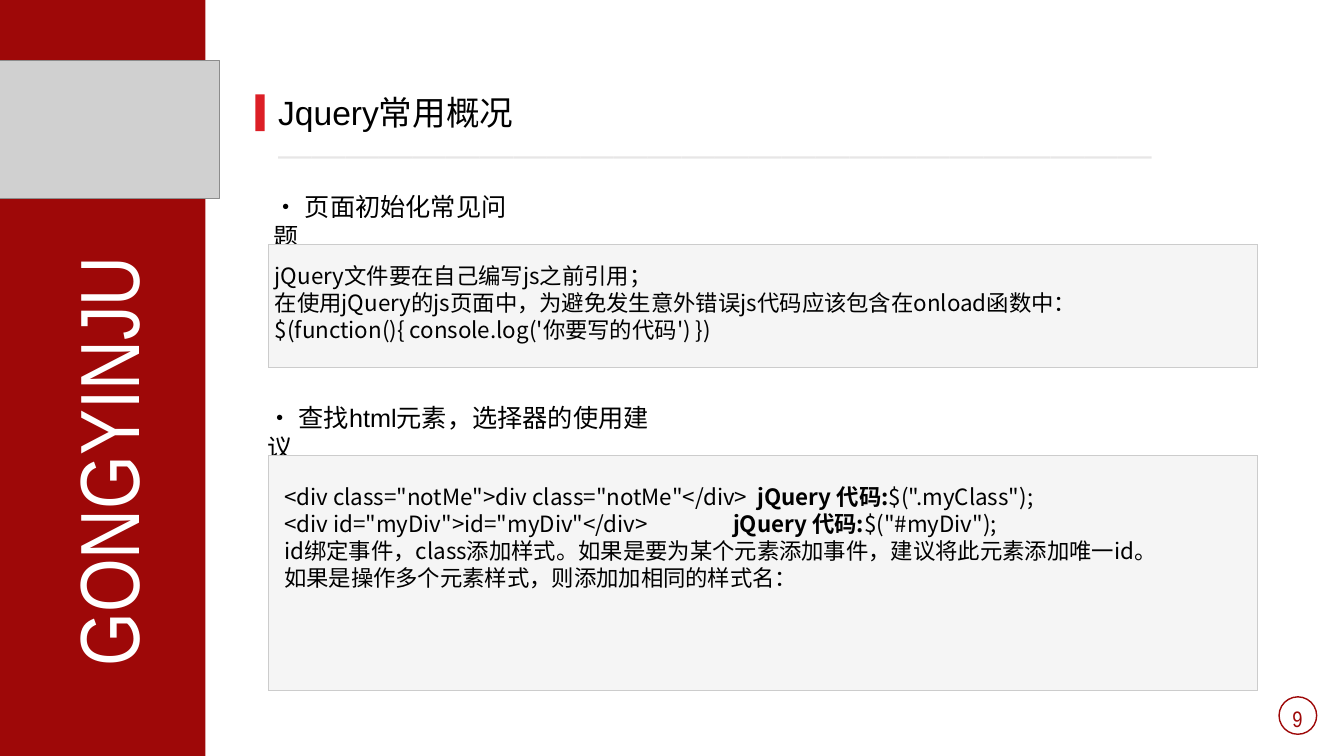
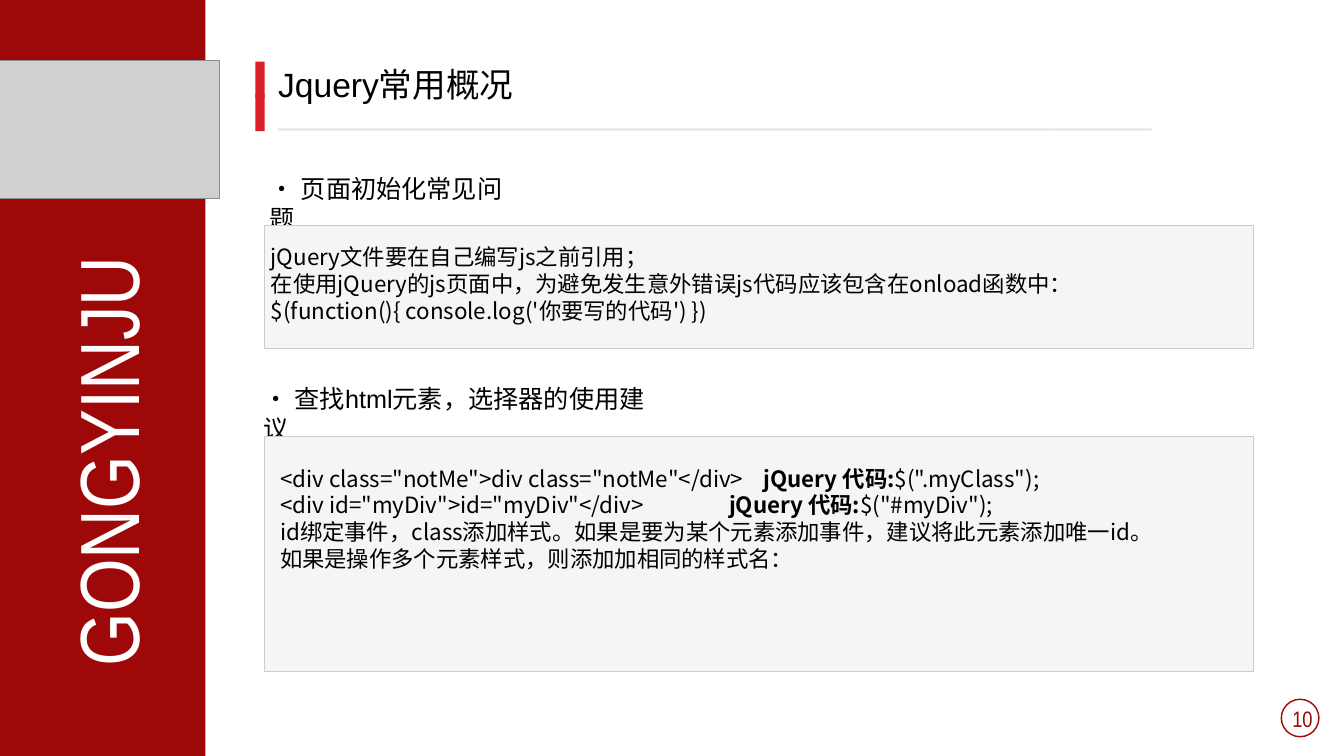
Before and after one commit to fanpeiyao/printTpl, a slide deck: slide 11 of 前端培训.ppt (slide 10 before the commit). Drawn at 1344x756 pixels with LibreOffice and Linux fonts; fonts in the diff are those of the drawing; grey boxes stand for pictures. Boxes give left, top, right and bottom in pixels: in the first picture for what was removed or moved away, otherwise in the second. Text is boxed around its words. In the diff, an @@ line names an element or a change of style, - is before the commit and + after.

```diff
--- a/前端培训.ppt
+++ b/前端培训.ppt
@@ text "Jquery常用概况": place and size @@
-text "Jquery常用概况" at box(278, 98, 513, 132)
+text "Jquery常用概况" at box(278, 70, 513, 104)
@@ rectangle added at box(255, 61, 264, 98), fill #DC1F26 @@
@@ 4 texts, 2 rectangles: place and size @@
-4 texts, 2 rectangles at box(268, 194, 1257, 691)
+4 texts, 2 rectangles at box(264, 176, 1253, 672)
@@ text removed at box(1292, 711, 1302, 727) @@
-9
@@ text added at box(1292, 711, 1312, 728), 16 pt, text #9E0808 @@
+10
```
Also in this commit, not shown: 9 other slides changed, 5 slides added.
